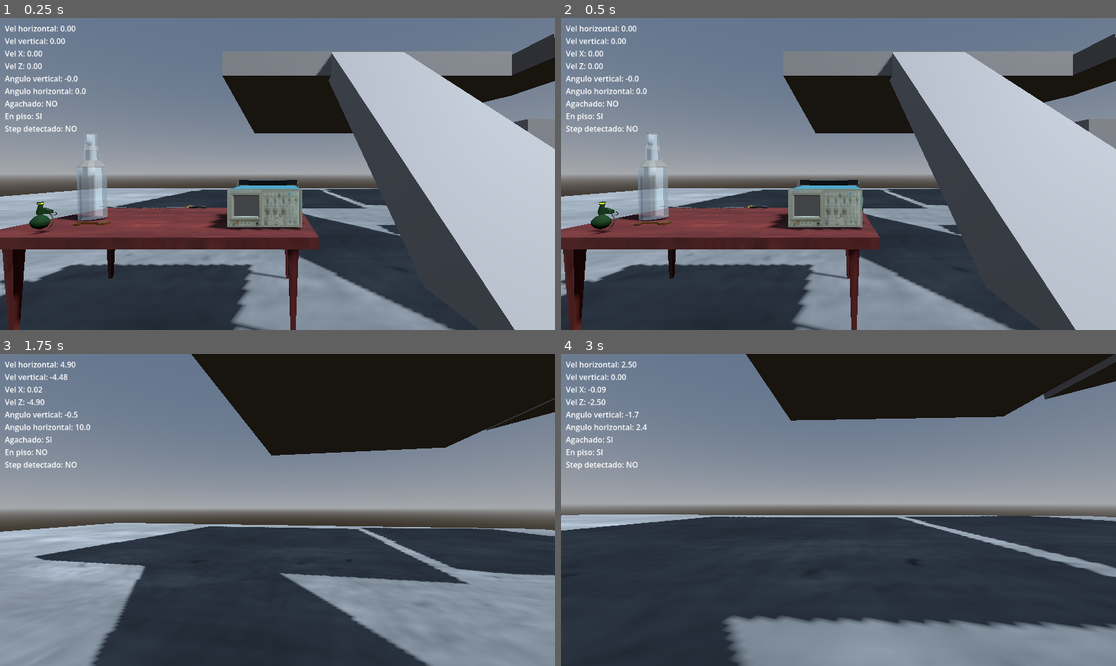
Above: before the commit, frames 1-4 (two rows, left to right).
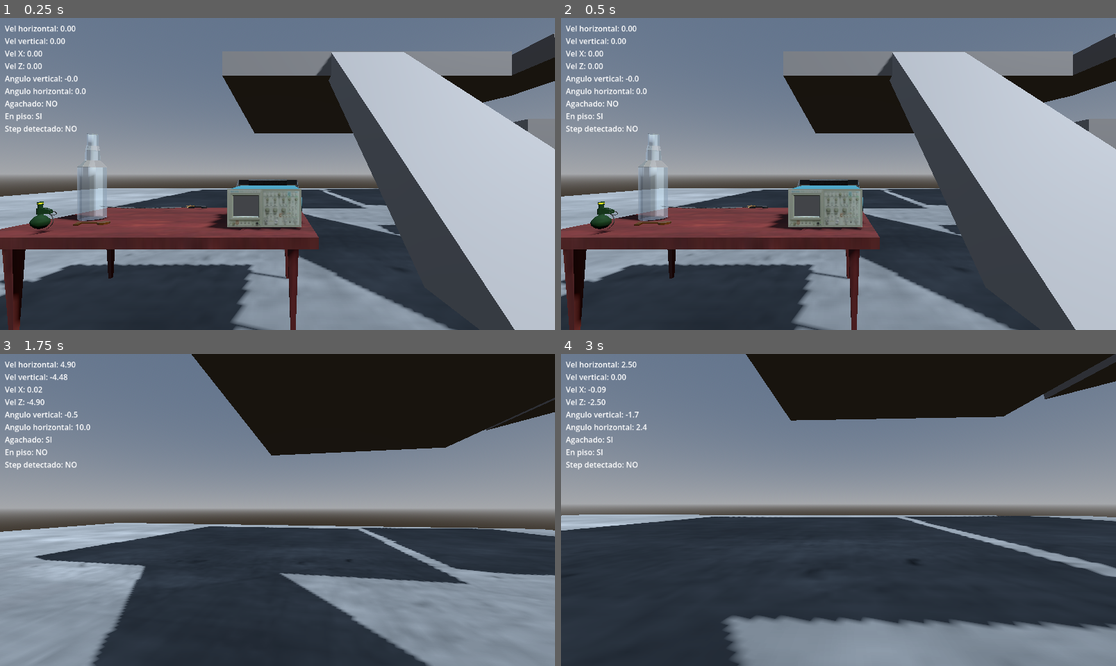
Above: after the commit, the same moments.

Repository: ElVerdulero2001/tun-tun-tun-sahur-el-juego-copia-de-Peripeteia-
Game: Godot game, scene res://levels/movement_test.tscn
Same seed, same stepped clock (60 frames per second), same inputs: the game is played once before the commit and once after it.
Inputs (mouse positions are in pixels of both pictures, inside the frame that each line leads up to):
- Up to frame 1 (0.25 s): no input
- Up to frame 2 (0.5 s): no input
- Up to frame 3 (1.75 s): tap Enter at 0.5 s; move the mouse to (305, 510) at 0.52 s; hold E (interactuar) 0.53-1.28 s; hold W (move_forward) from 0.53 s (still down); tap Space (jump) at 0.77, 1.52 s; move the mouse to (249, 510) at 1.27 s; tap Ctrl (crouch) at 1.35 s; tap E (interactuar) at 1.55 s
- Up to frame 4 (3 s): keep holding W (move_forward); move the mouse to (849, 503) at 2.02 s; hold E (interactuar) 2.03-2.78 s; move the mouse to (832, 516) at 2.77 s; tap Shift (run) at 2.85 s

The runs differ from the first frame. In frame 1, 0.2% of the frame differs, in the area x 0-58%, y 36-100%; in frame 2, 0.1%; in frame 3, less than 0.1%; in frame 4, less than 0.1%.

Commit message:
sistema de puertas con animacion de apertura

Diff:
--- a/assets/data/collectibles/consumables/botella.tres
+++ b/assets/data/collectibles/consumables/botella.tres
@@ -9,7 +9,7 @@
 tipo = "collectible"
 es_recogible = true
 se_puede_romper = true
-peso = 1.0
+peso = 2.0
 item_id = 2
 fuerza_lanzamiento = 7.0
 velocidad_angular = 10.0
--- a/assets/data/collectibles/consumables/sable.tres
+++ b/assets/data/collectibles/consumables/sable.tres
@@ -8,7 +8,7 @@
 descripcion = "Sable del mas grande procer"
 tipo = "collectible"
 es_recogible = true
-peso = 1.0
+peso = 2.5
 item_id = 3
 fuerza_lanzamiento = 6.0
 velocidad_angular = 8.0
--- a/assets/data/collectibles/weapons/granada.tres
+++ b/assets/data/collectibles/weapons/granada.tres
@@ -8,7 +8,7 @@
 descripcion = "Hace pum"
 tipo = "weapon"
 es_recogible = true
-peso = 0.3
+peso = 0.35
 item_id = 4
 fuerza_lanzamiento = 13.0
 metadata/_custom_type_script = "uid://d3keoy2al2m6a"
--- /dev/null
+++ b/assets/data/non_collectibles/door_01.tres
@@ -0,0 +1,10 @@
+[gd_resource type="Resource" script_class="ItemData" format=3 uid="uid://tewcbt5v8ocu"]
+
+[ext_resource type="Script" uid="uid://d3keoy2al2m6a" path="res://scripts/item_data.gd" id="1_xsoap"]
+
+[resource]
+script = ExtResource("1_xsoap")
+nombre = "Puerta oxidada"
+descripcion = "Puerta, solo eso"
+tipo = "prop"
+metadata/_custom_type_script = "uid://d3keoy2al2m6a"
--- /dev/null
+++ b/assets/data/non_collectibles/osciloscopio.tres
@@ -0,0 +1,11 @@
+[gd_resource type="Resource" script_class="ItemData" format=3 uid="uid://d1kxhnxnkan5k"]
+
+[ext_resource type="Script" uid="uid://d3keoy2al2m6a" path="res://scripts/item_data.gd" id="1_7vfwo"]
+
+[resource]
+script = ExtResource("1_7vfwo")
+nombre = "Osciloscopio"
+descripcion = "Legado de Tektronix"
+tipo = "prop"
+peso = 10.0
+metadata/_custom_type_script = "uid://d3keoy2al2m6a"
--- a/levels/movement_test.tscn
+++ b/levels/movement_test.tscn
@@ -9,6 +9,7 @@
 [ext_resource type="PackedScene" uid="uid://b6tf840wvriod" path="res://assets/models/stairs/escalear_largalarga2.glb" id="9_0l33h"]
 [ext_resource type="PackedScene" uid="uid://c1167onhhefh" path="res://assets/models/stairs/escalera_xlarga.glb" id="10_okx0b"]
 [ext_resource type="PackedScene" uid="uid://cfw7j1gbqx2yh" path="res://assets/models/stairs/escalera_xlarga2.glb" id="11_jm7au"]
+[ext_resource type="PackedScene" uid="uid://bnkcn1b174ahh" path="res://scenes/props/static/door_rust_01.tscn" id="11_kcpfy"]
 [ext_resource type="Script" uid="uid://b8651sadk2hwi" path="res://scripts/interactable.gd" id="12_7ued8"]
 [ext_resource type="PackedScene" uid="uid://cqvywu8qgc4ic" path="res://scenes/components/hud.tscn" id="13_6fxmk"]
 [ext_resource type="PackedScene" uid="uid://derv7f5stbi5f" path="res://scenes/props/dinamic/botella_standar_1.tscn" id="14_8rkqj"]
@@ -42,6 +43,10 @@
 [sub_resource type="BoxShape3D" id="BoxShape3D_ptivj"]
 size = Vector3(15, 0.5, 20)
 
+[sub_resource type="BoxMesh" id="BoxMesh_t354w"]
+
+[sub_resource type="BoxShape3D" id="BoxShape3D_s4463"]
+
 [sub_resource type="StandardMaterial3D" id="StandardMaterial3D_gdjh5"]
 albedo_texture = ExtResource("5_yig0p")
 uv1_scale = Vector3(5, 5, 5)
@@ -67,16 +72,12 @@
 
 [sub_resource type="BoxShape3D" id="BoxShape3D_t354w"]
 
-[sub_resource type="BoxMesh" id="BoxMesh_t354w"]
-
-[sub_resource type="BoxShape3D" id="BoxShape3D_s4463"]
-
-[sub_resource type="ViewportTexture" id="ViewportTexture_yig0p"]
-viewport_path = NodePath("../../../../../entities/Node3D/SubViewport")
-
-[sub_resource type="StandardMaterial3D" id="StandardMaterial3D_kcpfy"]
+[sub_resource type="ViewportTexture" id="ViewportTexture_kcpfy"]
+viewport_path = NodePath("../../../../../entities/screen osci/SubViewport")
+
+[sub_resource type="StandardMaterial3D" id="StandardMaterial3D_co54g"]
 resource_local_to_scene = true
-albedo_texture = SubResource("ViewportTexture_yig0p")
+albedo_texture = SubResource("ViewportTexture_kcpfy")
 
 [node name="MovementTest" type="Node3D" unique_id=15402342 groups=["raycast"]]
 
@@ -113,54 +114,6 @@
 
 [node name="farola_vieja_02" parent="world/enviroment/static" unique_id=564835908 instance=ExtResource("18_88gl0")]
 transform = Transform3D(1, 0, 0, 0, 1, 0, 0, 0, 1, 19, 0.099, -6.5)
-
-[node name="StaticBody3D" type="StaticBody3D" parent="world/enviroment/static" unique_id=602544399]
-transform = Transform3D(1, 0, 0, 0, 1, 0, 0, 0, 1, -4.742693, 0, 0)
-
-[node name="MeshInstance3D" type="MeshInstance3D" parent="world/enviroment/static/StaticBody3D" unique_id=571967057]
-mesh = SubResource("BoxMesh_755td")
-
-[node name="CollisionShape3D" type="CollisionShape3D" parent="world/enviroment/static/StaticBody3D" unique_id=1885951137]
-shape = SubResource("BoxShape3D_08uda")
-
-[node name="StaticBody3D2" type="StaticBody3D" parent="world/enviroment/static" unique_id=23530118]
-transform = Transform3D(-3.090862e-08, 3.090862e-08, 1, 0.70710677, 0.70710677, 0, -0.70710677, 0.70710677, -4.371139e-08, 0, 2.9757617, -5.5168304)
-
-[node name="MeshInstance3D" type="MeshInstance3D" parent="world/enviroment/static/StaticBody3D2" unique_id=147604839]
-mesh = SubResource("BoxMesh_qolh1")
-
-[node name="CollisionShape3D" type="CollisionShape3D" parent="world/enviroment/static/StaticBody3D2" unique_id=2115335041]
-transform = Transform3D(10, 0, 0, 0, 1, 0, 0, 0, 3, 0, 0, 0)
-shape = SubResource("BoxShape3D_gdjh5")
-
-[node name="StaticBody3D3" type="StaticBody3D" parent="world/enviroment/static" unique_id=1998965982]
-transform = Transform3D(1, 0, 0, 0, 1, 0, 0, 0, 1, 0, 6.37, -14.7)
-
-[node name="MeshInstance3D" type="MeshInstance3D" parent="world/enviroment/static/StaticBody3D3" unique_id=1943942775]
-mesh = SubResource("BoxMesh_gdjh5")
-
-[node name="CollisionShape3D" type="CollisionShape3D" parent="world/enviroment/static/StaticBody3D3" unique_id=628590392]
-transform = Transform3D(12, 0, 0, 0, 1, 0, 0, 0, 12, 0, 0, 0)
-shape = SubResource("BoxShape3D_d5coj")
-
-[node name="StaticBody3D4" type="StaticBody3D" parent="world/enviroment/static" unique_id=1190142017]
-transform = Transform3D(0.97159046, -0.23666857, 0, 0.23666857, 0.97159046, 0, 0, 0, 1, 14.483122, 8.968386, -15.298)
-
-[node name="MeshInstance3D" type="MeshInstance3D" parent="world/enviroment/static/StaticBody3D4" unique_id=1767284781]
-mesh = SubResource("BoxMesh_gdjh5")
-
-[node name="CollisionShape3D" type="CollisionShape3D" parent="world/enviroment/static/StaticBody3D4" unique_id=1813498276]
-transform = Transform3D(12, 0, 0, 0, 1, 0, 0, 0, 12, 0, 0, 0)
-shape = SubResource("BoxShape3D_d5coj")
-
-[node name="StaticBody3D5" type="StaticBody3D" parent="world/enviroment/static" unique_id=785074728]
-transform = Transform3D(1, 0, 0, 0, 3, 0, 0, 0, 1, 2.91, 1.6511959, -5.751569)
-
-[node name="MeshInstance3D" type="MeshInstance3D" parent="world/enviroment/static/StaticBody3D5" unique_id=1443885721]
-mesh = SubResource("BoxMesh_mp4pn")
-
-[node name="CollisionShape3D" type="CollisionShape3D" parent="world/enviroment/static/StaticBody3D5" unique_id=1519667662]
-shape = SubResource("BoxShape3D_t354w")
 
 [node name="ammobox1" type="StaticBody3D" parent="world/enviroment/static" unique_id=416009230]
 transform = Transform3D(0.2, 0, 0, 0, 0.2, 0, 0, 0, 0.2, -4.556244, 3.1720858, -0.10647118)
@@ -175,17 +128,72 @@
 [node name="CollisionShape3D" type="CollisionShape3D" parent="world/enviroment/static/ammobox1" unique_id=348794615]
 shape = SubResource("BoxShape3D_s4463")
 
-[node name="escalera_grande2" parent="world/enviroment/static" unique_id=66060748 instance=ExtResource("8_gpyf4")]
+[node name="bloques" type="Node3D" parent="world/enviroment/static" unique_id=987092061]
+
+[node name="escalera_grande2" parent="world/enviroment/static/bloques" unique_id=66060748 instance=ExtResource("8_gpyf4")]
 transform = Transform3D(-6, 0, -1.509958e-07, 0, 1, 0, 9.0597484e-07, 0, -1, -4.4400268, 0.099999905, 2.6735718)
 
-[node name="escalear_largalarga2" parent="world/enviroment/static" unique_id=1182729574 instance=ExtResource("9_0l33h")]
+[node name="escalear_largalarga2" parent="world/enviroment/static/bloques" unique_id=1182729574 instance=ExtResource("9_0l33h")]
 transform = Transform3D(-5, 0, -8.742278e-08, 0, 1, 0, 4.371139e-07, 0, -1, 5.541, 0.1, 2.903)
 
-[node name="escalera_xlarga" parent="world/enviroment/static" unique_id=1759620651 instance=ExtResource("10_okx0b")]
+[node name="escalera_xlarga" parent="world/enviroment/static/bloques" unique_id=1759620651 instance=ExtResource("10_okx0b")]
 transform = Transform3D(-2.205, 0, -1.509958e-07, 0, 1, 0, 3.3294575e-07, 0, -1, -10.601125, 0.099999905, 2.5300117)
 
-[node name="escalera_xlarga2" parent="world/enviroment/static" unique_id=1600825315 instance=ExtResource("11_jm7au")]
+[node name="escalera_xlarga2" parent="world/enviroment/static/bloques" unique_id=1600825315 instance=ExtResource("11_jm7au")]
 transform = Transform3D(-1, 0, -8.742278e-08, 0, 1, 0, 8.742278e-08, 0, -1, 1, 0.1, 2.5824375)
+
+[node name="StaticBody3D" type="StaticBody3D" parent="world/enviroment/static/bloques" unique_id=602544399]
+transform = Transform3D(1, 0, 0, 0, 1, 0, 0, 0, 1, -4.742693, 0, 0)
+
+[node name="MeshInstance3D" type="MeshInstance3D" parent="world/enviroment/static/bloques/StaticBody3D" unique_id=571967057]
+mesh = SubResource("BoxMesh_755td")
+
+[node name="CollisionShape3D" type="CollisionShape3D" parent="world/enviroment/static/bloques/StaticBody3D" unique_id=1885951137]
+shape = SubResource("BoxShape3D_08uda")
+
+[node name="StaticBody3D2" type="StaticBody3D" parent="world/enviroment/static/bloques" unique_id=23530118]
+transform = Transform3D(-3.090862e-08, 3.090862e-08, 1, 0.70710677, 0.70710677, 0, -0.70710677, 0.70710677, -4.371139e-08, 0, 2.9757617, -5.5168304)
+
+[node name="MeshInstance3D" type="MeshInstance3D" parent="world/enviroment/static/bloques/StaticBody3D2" unique_id=147604839]
+mesh = SubResource("BoxMesh_qolh1")
+
+[node name="CollisionShape3D" type="CollisionShape3D" parent="world/enviroment/static/bloques/StaticBody3D2" unique_id=2115335041]
+transform = Transform3D(10, 0, 0, 0, 1, 0, 0, 0, 3, 0, 0, 0)
+shape = SubResource("BoxShape3D_gdjh5")
+
+[node name="StaticBody3D3" type="StaticBody3D" parent="world/enviroment/static/bloques" unique_id=1998965982]
+transform = Transform3D(1, 0, 0, 0, 1, 0, 0, 0, 1, 0, 6.37, -14.7)
+
+[node name="MeshInstance3D" type="MeshInstance3D" parent="world/enviroment/static/bloques/StaticBody3D3" unique_id=1943942775]
+mesh = SubResource("BoxMesh_gdjh5")
+
+[node name="CollisionShape3D" type="CollisionShape3D" parent="world/enviroment/static/bloques/StaticBody3D3" unique_id=628590392]
+transform = Transform3D(12, 0, 0, 0, 1, 0, 0, 0, 12, 0, 0, 0)
+shape = SubResource("BoxShape3D_d5coj")
+
+[node name="StaticBody3D4" type="StaticBody3D" parent="world/enviroment/static/bloques" unique_id=1190142017]
+transform = Transform3D(0.97159046, -0.23666857, 0, 0.23666857, 0.97159046, 0, 0, 0, 1, 14.483122, 8.968386, -15.298)
+
+[node name="MeshInstance3D" type="MeshInstance3D" parent="world/enviroment/static/bloques/StaticBody3D4" unique_id=1767284781]
+mesh = SubResource("BoxMesh_gdjh5")
+
+[node name="CollisionShape3D" type="CollisionShape3D" parent="world/enviroment/static/bloques/StaticBody3D4" unique_id=1813498276]
+transform = Transform3D(12, 0, 0, 0, 1, 0, 0, 0, 12, 0, 0, 0)
+shape = SubResource("BoxShape3D_d5coj")
+
+[node name="StaticBody3D5" type="StaticBody3D" parent="world/enviroment/static/bloques" unique_id=785074728]
+transform = Transform3D(1, 0, 0, 0, 3, 0, 0, 0, 1, 2.91, 1.6511959, -5.751569)
+
+[node name="MeshInstance3D" type="MeshInstance3D" parent="world/enviroment/static/bloques/StaticBody3D5" unique_id=1443885721]
+mesh = SubResource("BoxMesh_mp4pn")
+
+[node name="CollisionShape3D" type="CollisionShape3D" parent="world/enviroment/static/bloques/StaticBody3D5" unique_id=1519667662]
+shape = SubResource("BoxShape3D_t354w")
+
+[node name="puertas" type="Node3D" parent="world/enviroment/static" unique_id=125387660]
+
+[node name="door_rust_01" parent="world/enviroment/static/puertas" unique_id=2111091655 instance=ExtResource("11_kcpfy")]
+transform = Transform3D(-4.3711385e-08, 0, 0.99999994, 0, 1, 0, -0.99999994, 0, -4.3711385e-08, -6.5650597, 0.31575918, 0)
 
 [node name="dinamic" type="Node3D" parent="world/enviroment" unique_id=637697114]
 
@@ -195,21 +203,26 @@
 
 [node name="sable_san_martin_1" parent="world/enviroment/dinamic" unique_id=1154772102 instance=ExtResource("15_2fbo5")]
 transform = Transform3D(-4.371139e-08, -1, 0, 1, -4.371139e-08, 0, 0, 0, 1, -4.787467, 1.3623137, -3.4483767)
+mass = 2.5
 
 [node name="mesa_standar_1" parent="world/enviroment/dinamic" unique_id=389089462 instance=ExtResource("16_hwk1c")]
 transform = Transform3D(1, 0, 0, 0, 1, 0, 0, 0, 1, -5, 0.09225929, -3)
+mass = 12.0
 
 [node name="llave_comun_1" parent="world/enviroment/dinamic" unique_id=625194610 instance=ExtResource("17_ittlt")]
 transform = Transform3D(-4.371139e-08, -1, 0, 1, -4.371139e-08, 0, 0, 0, 1, -5.4886527, 1.3281126, -2.4619324)
+mass = 0.015
 
 [node name="granada_01" parent="world/enviroment/dinamic" unique_id=1896426358 instance=ExtResource("20_00m5o")]
 transform = Transform3D(1, 0, 0, 0, 1, 0, 0, 0, 1, -6.09862, 1.3785677, -2.3285449)
+mass = 0.35
 
 [node name="osciloscopio_01" parent="world/enviroment/dinamic" unique_id=471919506 instance=ExtResource("16_yig0p")]
-transform = Transform3D(1, 0, 0, 0, 1, 0, 0, 0, 1, -3.8551984, 1.4868441, -2.8426342)
+transform = Transform3D(1, 0, 0, 0, 1, 0, 0, 0, 1, -3.8551984, 1.3069715, -2.8426342)
+mass = 10.0
 
 [node name="pantalla" parent="world/enviroment/dinamic/osciloscopio_01/osciloscopio5" parent_id_path=PackedInt32Array(471919506, 1264347502) index="5" unique_id=2136249046]
-surface_material_override/0 = SubResource("StandardMaterial3D_kcpfy")
+surface_material_override/0 = SubResource("StandardMaterial3D_co54g")
 
 [node name="entities" type="Node3D" parent="." unique_id=2102854069]
 
@@ -236,13 +249,13 @@
 [node name="HUD" parent="entities/player" unique_id=1676478594 node_paths=PackedStringArray("raycast") instance=ExtResource("13_6fxmk")]
 raycast = NodePath("../player/player/Camera3D/raycast_interaccion")
 
-[node name="Node3D" type="Node3D" parent="entities" unique_id=538461892]
-
-[node name="SubViewport" type="SubViewport" parent="entities/Node3D" unique_id=820303445]
+[node name="screen osci" type="Node3D" parent="entities" unique_id=538461892]
+
+[node name="SubViewport" type="SubViewport" parent="entities/screen osci" unique_id=820303445]
 size = Vector2i(310, 255)
 
-[node name="Camera3D" type="Camera3D" parent="entities/Node3D/SubViewport" unique_id=417162581]
-transform = Transform3D(0.35445136, 0.6314493, -0.68966377, -0.04842532, 0.7489557, 0.66084826, 0.9338197, -0.20084135, 0.29604647, -5.9791393, 2.570358, 0.8493495)
+[node name="Camera3D" type="Camera3D" parent="entities/screen osci/SubViewport" unique_id=417162581]
+transform = Transform3D(-0.013578206, 0, -0.9999078, 0, 1, 0, 0.99990773, 0, -0.0135781765, -10.516237, 1.8608596, -2.6852598)
 
 [editable path="world/enviroment/dinamic/osciloscopio_01"]
 [editable path="world/enviroment/dinamic/osciloscopio_01/osciloscopio5"]
--- a/scenes/props/dinamic/osciloscopio_01.tscn
+++ b/scenes/props/dinamic/osciloscopio_01.tscn
@@ -1,6 +1,8 @@
 [gd_scene format=3 uid="uid://dw51wthqro71g"]
 
+[ext_resource type="Script" uid="uid://b8651sadk2hwi" path="res://scripts/interactable.gd" id="1_ppfc1"]
 [ext_resource type="PackedScene" uid="uid://bxjn7fsrompfd" path="res://assets/models/no_collectibles/osciloscopio5.glb" id="1_y8k1p"]
+[ext_resource type="Resource" uid="uid://d1kxhnxnkan5k" path="res://assets/data/non_collectibles/osciloscopio.tres" id="2_weci0"]
 
 [sub_resource type="BoxShape3D" id="BoxShape3D_ppfc1"]
 size = Vector3(0.875, 0.415, 0.89)
@@ -8,15 +10,17 @@
 [sub_resource type="BoxShape3D" id="BoxShape3D_weci0"]
 size = Vector3(0.875, 0.095, 0.445)
 
-[sub_resource type="ViewportTexture" id="ViewportTexture_y8k1p"]
+[sub_resource type="ViewportTexture" id="ViewportTexture_weci0"]
 
-[sub_resource type="StandardMaterial3D" id="StandardMaterial3D_ppfc1"]
+[sub_resource type="StandardMaterial3D" id="StandardMaterial3D_cly0j"]
 resource_local_to_scene = true
-albedo_texture = SubResource("ViewportTexture_y8k1p")
+albedo_texture = SubResource("ViewportTexture_weci0")
 
 [node name="osciloscopio_01" type="RigidBody3D" unique_id=471919506]
 collision_layer = 10
 collision_mask = 9
+script = ExtResource("1_ppfc1")
+data = ExtResource("2_weci0")
 
 [node name="cuerpo" type="CollisionShape3D" parent="." unique_id=1411806449]
 transform = Transform3D(1, 0, 0, 0, 1, 0, 0, 0, 1, 0, 0.21, 0.009)
--- /dev/null
+++ b/scenes/props/static/door_rust_01.tscn
@@ -0,0 +1,19 @@
+[gd_scene format=3 uid="uid://bnkcn1b174ahh"]
+
+[ext_resource type="PackedScene" uid="uid://bfbjsgji3vcwb" path="res://assets/models/no_collectibles/door_oxide3.glb" id="1_sdjq4"]
+[ext_resource type="Script" uid="uid://dfunccitmsma3" path="res://scripts/puerta.gd" id="1_tnq7p"]
+[ext_resource type="Resource" uid="uid://tewcbt5v8ocu" path="res://assets/data/non_collectibles/door_01.tres" id="2_o1rq1"]
+
+[sub_resource type="BoxShape3D" id="BoxShape3D_tnq7p"]
+size = Vector3(1.49, 2.46, 0.205)
+
+[node name="door_rust_01" type="AnimatableBody3D" unique_id=2111091655]
+collision_layer = 2
+script = ExtResource("1_tnq7p")
+data = ExtResource("2_o1rq1")
+
+[node name="CollisionShape3D" type="CollisionShape3D" parent="." unique_id=1688629002]
+transform = Transform3D(1, 0, 0, 0, 1, 0, 0, 0, 1, -0.72, 1.225, 0.078)
+shape = SubResource("BoxShape3D_tnq7p")
+
+[node name="door_oxide3" parent="." unique_id=203928928 instance=ExtResource("1_sdjq4")]
--- /dev/null
+++ b/scripts/puerta.gd
@@ -0,0 +1,41 @@
+extends AnimatableBody3D
+
+@export var data: ItemData
+@export var angulo_apertura: float = 90.0
+@export var velocidad: float = 2.0
+@export var requiere_llave: bool = false
+@export var id_llave: int = 0
+
+var abierta: bool = false
+var moviendose: bool = false
+var angulo_actual: float = 0.0
+var direccion: float = 1.0
+
+func interactuar():
+	if requiere_llave:
+		var tiene_llave = false
+		for instancia in Inventario.items:
+			if instancia["data"].item_id == id_llave:
+				tiene_llave = true
+				break
+		if not tiene_llave:
+			print("Necesitas una llave")
+			return
+
+	if moviendose:
+		return
+
+	abierta = !abierta
+	direccion = 1.0 if abierta else -1.0
+	angulo_actual = 0.0
+	moviendose = true
+
+func _physics_process(delta):
+	if not moviendose:
+		return
+	var paso = velocidad * delta
+	rotate(Vector3.UP, paso * direccion)
+	angulo_actual += paso
+	if angulo_actual >= deg_to_rad(angulo_apertura):
+		moviendose = false
+		angulo_actual = 0.0
Binary file added: assets/models/no_collectibles/door_oxide3.glb
Not shown, added: assets/models/no_collectibles/door_oxide3.glb.import
Binary file added: assets/textures/door_oxide3_door_rust_01.webp
Not shown, added: assets/textures/door_oxide3_door_rust_01.webp.import
Not shown: 1 places in scenes/props/dinamic/osciloscopio_01.tscn that only renumber resources
Not shown, added: scripts/puerta.gd.uid
